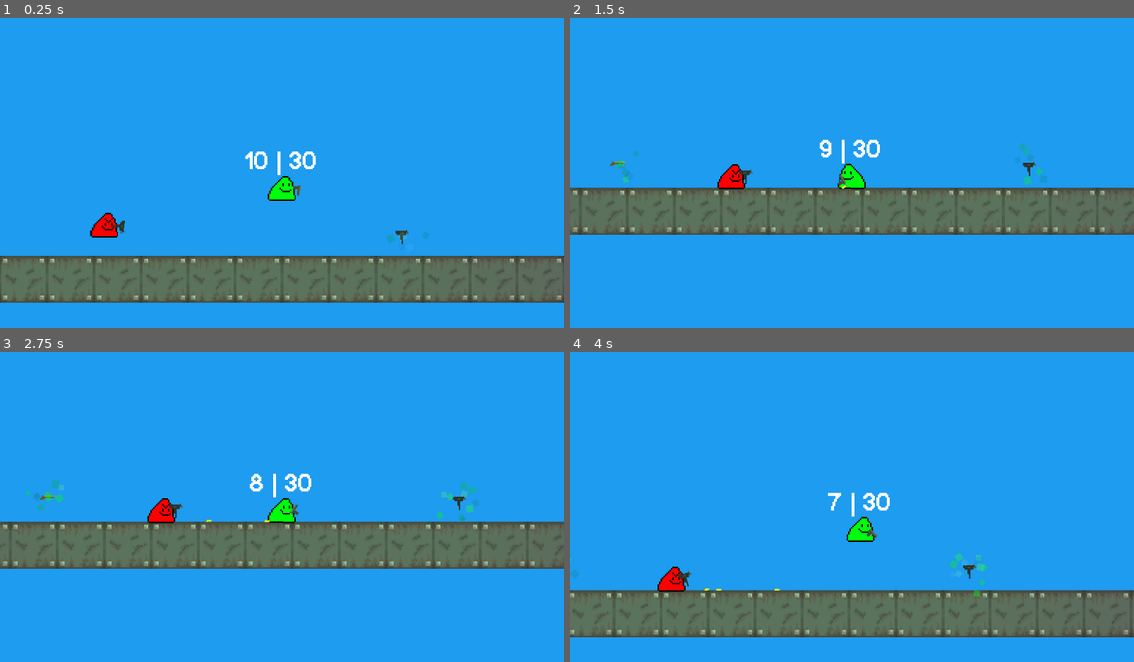
Above: before the commit, frames 1-4 (two rows, left to right).
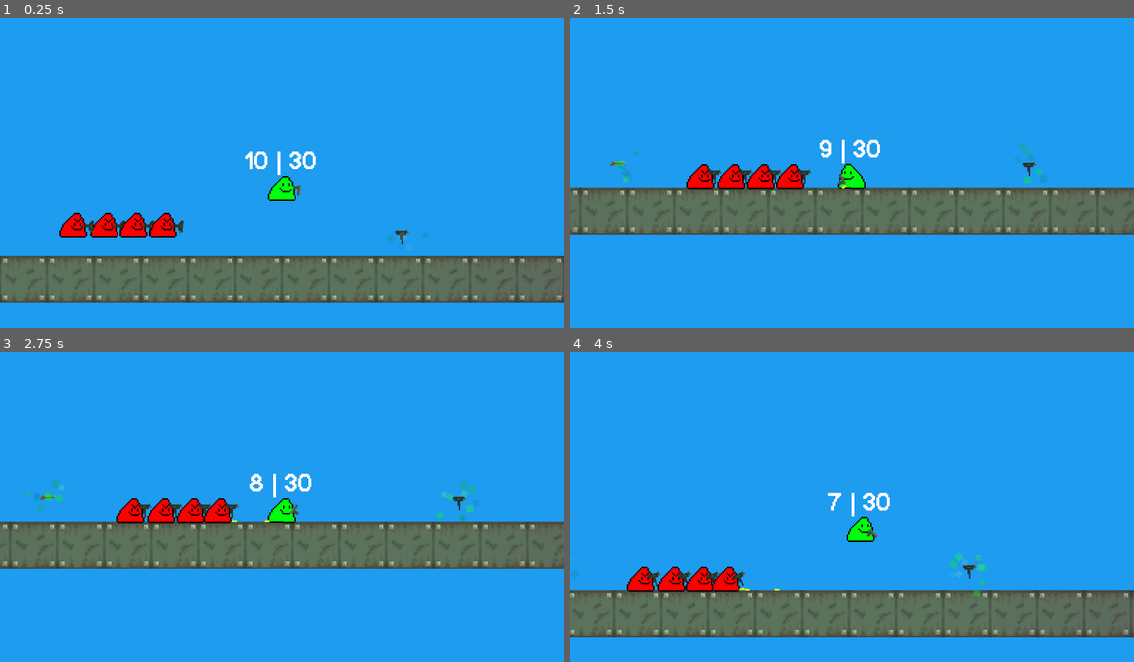
Above: after the commit, the same moments.

Repository: a0fefd/blobs-with-guns-remastered
Game: Godot game, scene res://scenes/levels/world.tscn
Same seed, same stepped clock (60 frames per second), same inputs: the game is played once before the commit and once after it.
Inputs (mouse positions are in pixels of both pictures, inside the frame that each line leads up to):
- Up to frame 1 (0.25 s): no input
- Up to frame 2 (1.5 s): move the mouse to (976, 160) at 0.52 s; press the mouse at (976, 160) at 0.53 s; tap Mouse wheel up (next_gun) at 0.8, 1.35 s; move the mouse to (739, 191) at 1.27 s; release the mouse at (739, 191) at 1.28 s
- Up to frame 3 (2.75 s): tap Mouse wheel down (prev_gun) at 1.55, 2.1 s; move the mouse to (338, 441) at 2.02 s; press the mouse at (338, 441) at 2.03 s
- Up to frame 4 (4 s): move the mouse to (823, 575) at 2.77 s; release the mouse at (823, 575) at 2.78 s; click (823, 575) at 2.85 s; tap Mouse wheel up (next_gun) at 3.05 s; move the mouse to (1021, 556) at 3.52 s; hold F (focus) from 3.53 s (still down); tap Mouse wheel down (prev_gun) at 3.8 s

The runs differ from the first frame. In frame 1, 1.0% of the frame differs, in the area x 10-33%, y 62-71%; in frame 2, 1.0%, in the area x 20-43%, y 47-56%; in frame 3, 1.0%; in frame 4, 1.0%.

Commit message:
organising files and adjusting gun stuff

Diff:
--- a/scenes/blobs/player.tscn
+++ b/scenes/blobs/player.tscn
@@ -2,7 +2,7 @@
 
 [ext_resource type="PackedScene" uid="uid://dhp7pmx1h136u" path="res://scenes/blobs/blob.tscn" id="1_n7rfh"]
 [ext_resource type="Script" path="res://scripts/blob/player.gd" id="2_pixgc"]
-[ext_resource type="PackedScene" uid="uid://mw5josbbakqx" path="res://scenes/guns/pistol.tscn" id="3_cwe7h"]
+[ext_resource type="PackedScene" uid="uid://mw5josbbakqx" path="res://scenes/guns/variants/pistol.tscn" id="3_cwe7h"]
 [ext_resource type="Script" path="res://scripts/camera.gd" id="4_054yx"]
 [ext_resource type="Theme" uid="uid://islpgen2qypr" path="res://theme/bwg_theme.tres" id="4_aon52"]
 [ext_resource type="PackedScene" uid="uid://ci26rtl8b8bhn" path="res://scenes/blobs/radial_menu_item.tscn" id="6_7sb1y"]
--- a/scenes/guns/bullet.tscn
+++ b/scenes/guns/bullets-shells/bullet.tscn
@@ -1,19 +1,19 @@
 [gd_scene load_steps=5 format=3 uid="uid://c17xtf87860pg"]
 
-[ext_resource type="Texture2D" uid="uid://b8js0ayt0tve6" path="res://sprites/guns/bullets.png" id="1_ixjkk"]
-[ext_resource type="Script" path="res://scripts/gun/bullet.gd" id="1_ucfla"]
-[ext_resource type="Texture2D" uid="uid://4782gegcyi5f" path="res://sprites/lights/roundlight.png" id="3_88v4u"]
+[ext_resource type="Script" path="res://scripts/gun/bullet.gd" id="1_yp5ym"]
+[ext_resource type="Texture2D" uid="uid://b8js0ayt0tve6" path="res://sprites/guns/bullets.png" id="2_mvfda"]
+[ext_resource type="Texture2D" uid="uid://4782gegcyi5f" path="res://sprites/lights/roundlight.png" id="3_h7xq0"]
 
 [sub_resource type="CapsuleShape2D" id="CapsuleShape2D_7imty"]
 radius = 2.0
 height = 14.0
 
 [node name="Bullet" type="Area2D"]
-script = ExtResource("1_ucfla")
+script = ExtResource("1_yp5ym")
 
 [node name="Sprite2D" type="Sprite2D" parent="."]
 scale = Vector2(0.5, 0.5)
-texture = ExtResource("1_ixjkk")
+texture = ExtResource("2_mvfda")
 vframes = 8
 
 [node name="CollisionShape2D" type="CollisionShape2D" parent="."]
--- a/scenes/guns/shotgun_bullet.tscn
+++ b/scenes/guns/bullets-shells/shotgun_bullet.tscn
@@ -1,6 +1,6 @@
 [gd_scene load_steps=2 format=3 uid="uid://dhs8khwsd82es"]
 
-[ext_resource type="PackedScene" uid="uid://c17xtf87860pg" path="res://scenes/guns/bullet.tscn" id="1_05eqa"]
+[ext_resource type="PackedScene" uid="uid://c17xtf87860pg" path="res://scenes/guns/bullets-shells/bullet.tscn" id="1_05eqa"]
 
 [node name="Bullet" instance=ExtResource("1_05eqa")]
 bullet_range = 200
--- a/scenes/guns/shotgun_shell.tscn
+++ b/scenes/guns/bullets-shells/shotgun_shell.tscn
@@ -1,6 +1,6 @@
 [gd_scene load_steps=2 format=3 uid="uid://bcafow280u8mk"]
 
-[ext_resource type="PackedScene" uid="uid://bcs26qe4dnlv0" path="res://scenes/guns/shell.tscn" id="1_nni3h"]
+[ext_resource type="PackedScene" uid="uid://bcs26qe4dnlv0" path="res://scenes/guns/bullets-shells/shell.tscn" id="1_nni3h"]
 
 [node name="Shell" instance=ExtResource("1_nni3h")]
 
--- a/scenes/guns/shotgun.tscn
+++ b/scenes/guns/variants/shotgun.tscn
@@ -1,8 +1,8 @@
 [gd_scene load_steps=4 format=3 uid="uid://xo8do6b5yrsq"]
 
 [ext_resource type="PackedScene" uid="uid://n1eghj4te88a" path="res://scenes/guns/gun.tscn" id="1_5qgpt"]
-[ext_resource type="PackedScene" uid="uid://bcafow280u8mk" path="res://scenes/guns/shotgun_shell.tscn" id="2_2b0vc"]
-[ext_resource type="PackedScene" uid="uid://dhs8khwsd82es" path="res://scenes/guns/shotgun_bullet.tscn" id="3_55dmh"]
+[ext_resource type="PackedScene" uid="uid://bcafow280u8mk" path="res://scenes/guns/bullets-shells/shotgun_shell.tscn" id="2_aywss"]
+[ext_resource type="PackedScene" uid="uid://dhs8khwsd82es" path="res://scenes/guns/bullets-shells/shotgun_bullet.tscn" id="3_p1skl"]
 
 [node name="Shotgun" instance=ExtResource("1_5qgpt")]
 recoil = 500
@@ -11,12 +11,9 @@
 mag_size = 4
 ammo = 12
 eject_force = Vector2(0, -8000)
-rounds_per_second = 4.0
-shotgun = true
 num_bullets = 11
-shotgun_spread = 30.0
-shell = ExtResource("2_2b0vc")
-bullet = ExtResource("3_55dmh")
+shell = ExtResource("2_aywss")
+bullet = ExtResource("3_p1skl")
 
 [node name="Sprite2D" parent="." index="0"]
 frame = 3
--- a/scenes/guns/uzi.tscn
+++ b/scenes/guns/variants/uzi.tscn
@@ -7,7 +7,6 @@
 inaccuracy = 10
 mag_size = 30
 ammo = 90
-rounds_per_second = 15.0
 full_auto = true
 
 [node name="Sprite2D" parent="." index="0"]
--- a/scenes/levels/world.tscn
+++ b/scenes/levels/world.tscn
@@ -2,10 +2,10 @@
 
 [ext_resource type="TileSet" uid="uid://4x32bkmii5mh" path="res://tiles/tiles.tres" id="1_46tp5"]
 [ext_resource type="PackedScene" uid="uid://n5o0ehci0ads" path="res://scenes/blobs/player.tscn" id="2_gugrc"]
-[ext_resource type="PackedScene" uid="uid://c8bdly6ykhkib" path="res://scenes/guns/uzi.tscn" id="4_7al0c"]
+[ext_resource type="PackedScene" uid="uid://c8bdly6ykhkib" path="res://scenes/guns/variants/uzi.tscn" id="4_7al0c"]
 [ext_resource type="PackedScene" uid="uid://ba5gc27qsv2e0" path="res://scenes/guns/pickup.tscn" id="4_aiybn"]
 [ext_resource type="Texture2D" uid="uid://galc2r4gpkdi" path="res://sprites/guns/guns.png" id="6_ngmah"]
-[ext_resource type="PackedScene" uid="uid://xo8do6b5yrsq" path="res://scenes/guns/shotgun.tscn" id="7_5qsv4"]
+[ext_resource type="PackedScene" uid="uid://xo8do6b5yrsq" path="res://scenes/guns/variants/shotgun.tscn" id="7_5qsv4"]
 [ext_resource type="PackedScene" uid="uid://ct8nn45vsgx4t" path="res://scenes/blobs/enemy.tscn" id="7_8ogag"]
 [ext_resource type="Script" path="res://scripts/gun/shell_manager.gd" id="8_rrsxm"]
 
@@ -34,6 +34,18 @@
 position = Vector2(-121, 25)
 held_weapon = ExtResource("4_7al0c")
 
+[node name="Enemy3" parent="." instance=ExtResource("7_8ogag")]
+position = Vector2(-101, 25)
+held_weapon = ExtResource("4_7al0c")
+
+[node name="Enemy4" parent="." instance=ExtResource("7_8ogag")]
+position = Vector2(-81, 25)
+held_weapon = ExtResource("4_7al0c")
+
+[node name="Enemy5" parent="." instance=ExtResource("7_8ogag")]
+position = Vector2(-142, 25)
+held_weapon = ExtResource("4_7al0c")
+
 [node name="Enemy2" parent="." instance=ExtResource("7_8ogag")]
 position = Vector2(291, 45)
 
--- a/scripts/blob/enemy_blob.gd
+++ b/scripts/blob/enemy_blob.gd
@@ -18,7 +18,7 @@
 		weapon_instance.hide()
 		weapon_instance.world = world # make the instance actually exist in the world
 		weapon_instance.owner = self # this guy is the owner of his gun
-		weapon_instance.unequip()
+		weapon_instance.dequip()
 		weapon_instance.equip()
 
 	pass
--- a/scripts/blob/player.gd
+++ b/scripts/blob/player.gd
@@ -2,7 +2,7 @@
 extends Blob
 
 
-@export var gun: PackedScene = preload("res://scenes/guns/pistol.tscn")
+@export var gun: PackedScene = preload("res://scenes/guns/variants/pistol.tscn")
 @export var focus_time_scale: float = 0.2
 @export var screen_shake_ratio: float = 0.02
 @export var inventory_scale_lerp: float = 0.5
@@ -84,7 +84,7 @@
 		gun_inst.owner = self
 		gun_inst.fired.connect(get_recoiled)
 		gun_inst.ammo_changed.connect(update_ammo_display)
-		gun_inst.unequip()
+		gun_inst.dequip()
 		radial_inventory.get_node("Circle").get_node(str(guns.size() - 1)).set_icon(gun_inst.name)
 		return true
 	else:
@@ -94,7 +94,7 @@
 func equip_gun(index):
 	if index < guns.size():
 		if equipped_gun:
-			equipped_gun.unequip()
+			equipped_gun.dequip()
 
 		equipped_gun = guns[index]
 		equipped_gun.equip()
--- a/scripts/gun/gun.gd
+++ b/scripts/gun/gun.gd
@@ -11,13 +11,13 @@
 @export var mag_size: int = 10
 @export var ammo: int = 30
 @export var eject_force := Vector2(0, -10000)
-@export var rounds_per_second: float = 10
+#@export var rounds_per_second: float = 10
+@export var rpm: float = 600
 @export var full_auto := false
-@export var shotgun := false
 @export var num_bullets: int = 9  # best if this is odd so that there is a center bullet
-@export var shotgun_spread: float = 40
-@export var shell: PackedScene = preload("res://scenes/guns/shell.tscn")
-@export var bullet: PackedScene = preload("res://scenes/guns/bullet.tscn")
+@export var spread: float = 40
+@export var shell: PackedScene = preload("res://scenes/guns/bullets-shells/shell.tscn")
+@export var bullet: PackedScene = preload("res://scenes/guns/bullets-shells/bullet.tscn")
 
 var world
 var can_shoot := true
@@ -37,7 +37,7 @@
 @onready var parent: Node2D = get_parent()
 
 func _ready():
-	shoot_timer.wait_time = 1 / rounds_per_second
+	shoot_timer.wait_time = 60 / rpm
 	ammo_in_mag = mag_size
 
 
@@ -49,7 +49,7 @@
 			var input_safety_check = Input.is_action_pressed("fire") if full_auto else Input.is_action_just_pressed("fire")
 			if input_safety_check and can_shoot and !reloading:
 				if ammo_in_mag > 0:
-					fire()
+					fire(true if name == "Shotgun" else false)
 				else:
 					reload()
 
@@ -85,16 +85,16 @@
 	bullet_inst.rotation_degrees += angle + randf_range(-inaccuracy, inaccuracy)
 
 
-func fire():
+func fire(is_shotgun: bool):
 	animation_player.stop()
 	animation_player.play("shoot")
 
 	fired.emit(-Vector2(recoil, 0).rotated(rotation))
 	ammo_changed.emit(ammo_in_mag, ammo)
 
-	if shotgun:
+	if is_shotgun:
 		for i in range(num_bullets):
-			create_bullet((shotgun_spread / (num_bullets - 1)) * i - shotgun_spread / 2)
+			create_bullet((spread / (num_bullets - 1)) * i - spread / 2)
 	else:
 		create_bullet()
 
@@ -115,7 +115,7 @@
 	ammo_changed.emit(ammo_in_mag, ammo)
 
 
-func unequip():
+func dequip():
 	hide()
 	equipped = false
 
--- a/scripts/gun/variants/pistol.gd
+++ /dev/null
@@ -1,11 +0,0 @@
-extends Gun
-
-
-# Called when the node enters the scene tree for the first time.
-func _ready():
-	pass # Replace with function body.
-
-
-# Called every frame. 'delta' is the elapsed time since the previous frame.
-func _process(delta):
-	pass
Not shown: 1 places in scenes/guns/bullets-shells/bullet.tscn that only renumber resources
Renamed: scenes/guns/shell.tscn -> scenes/guns/bullets-shells/shell.tscn
Renamed: scenes/guns/pistol.tscn -> scenes/guns/variants/pistol.tscn
